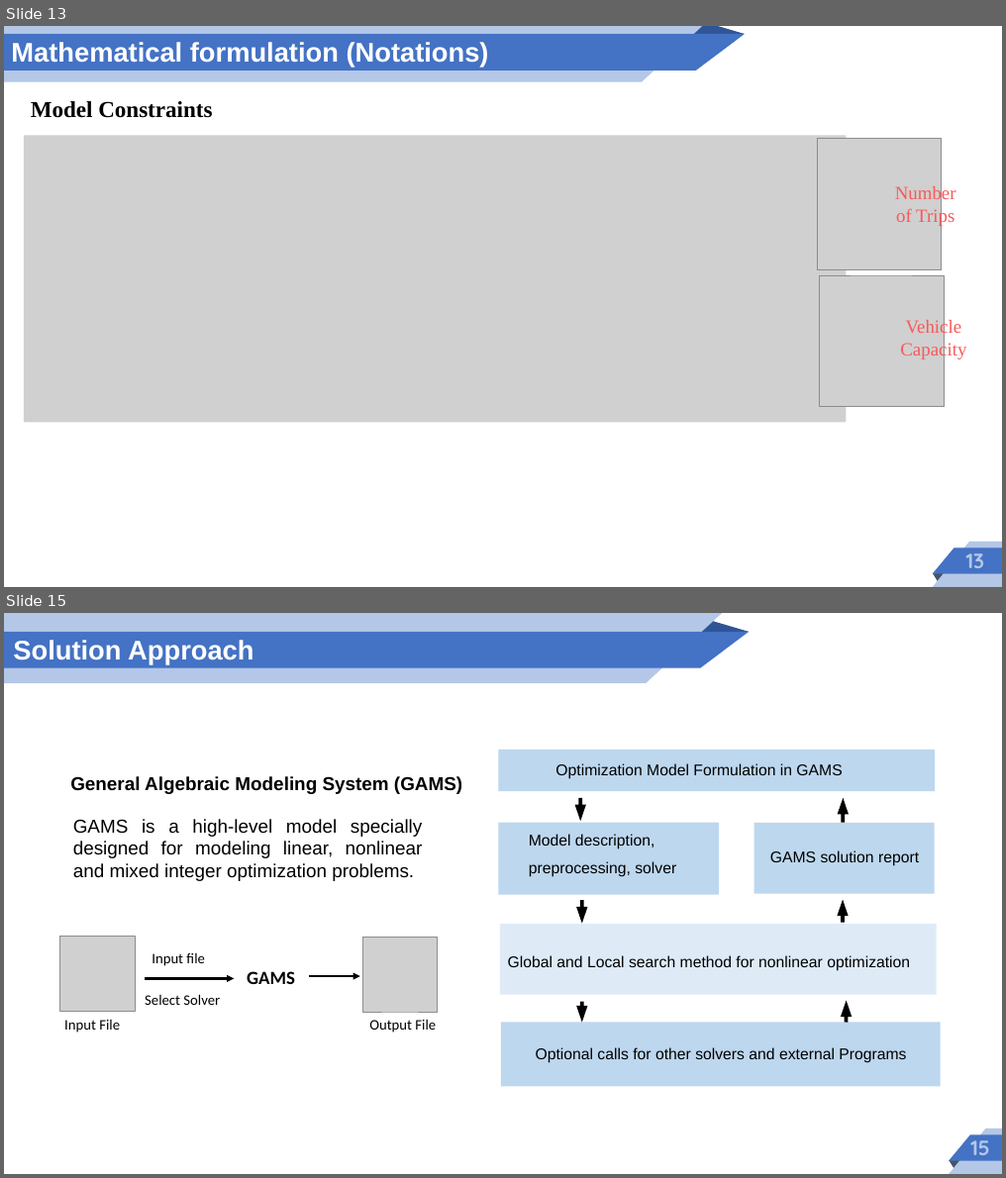
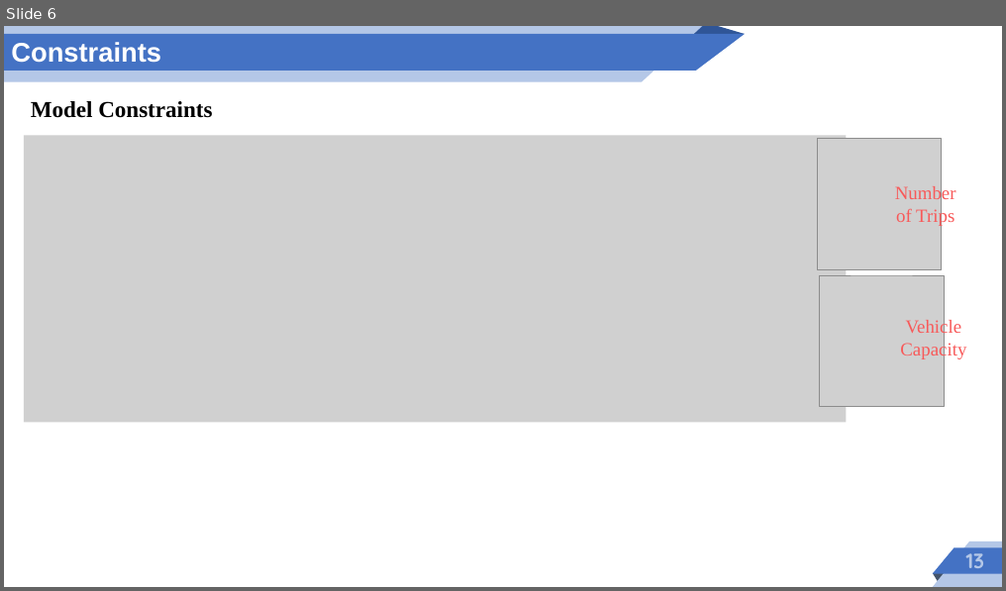
Before and after one commit to tawfiqh58/multiperiod-wood-sc-model, a slide deck: slide.pptx. Shown one above the other, each under a label of ours: slides 13 and 15 before the commit, slide 6 after it; the slides between them are not shown. The pictures are 1006x1178 and 1006x591 pixels, drawn with LibreOffice and Linux fonts; fonts in the diff are those of the drawing; grey boxes stand for pictures. Boxes give left, top, right and bottom in pixels: in the first picture for what was removed or moved away, otherwise in the second. Text is boxed around its words. In the diff, an @@ line names an element or a change of style, - is before the commit and + after.

```diff
--- a/slide.pptx
+++ b/slide.pptx
@@ slide 15 removed at (4, 613, 1002, 1174), background #FFFFFF @@
@@ text removed at (13, 640, 253, 664) @@
-Solution Approach
@@ text removed at (70, 776, 462, 794) @@
-General Algebraic Modeling System (GAMS)
@@ text removed at (73, 819, 423, 881) @@
-GAMS is a high-level model specially designed for modeling linear, nonlinear and mixed integer optimization problems.
@@ group removed at (60, 937, 438, 1033): 5 texts, 2 pictures, 2 arrows @@
-GAMS
-Input file
-Select Solver
-Input File
-Output File
@@ group removed at (498, 750, 941, 1087): 11 freeform shapes, 5 texts @@
-Optional calls for other solvers and external Programs
-Optimization Model Formulation in GAMS
-Model description,
-preprocessing, solver
-GAMS solution report
-Global and Local search method for nonlinear optimization
@@ group removed at (4, 613, 1002, 1174): 2 triangles, 2 freeform shapes, 2 parallelograms, 1 text @@
-15
@@ what was slide 13 is now slide 6 @@
@@ slide 6 changed as well @@
@@ text removed at (11, 42, 489, 67) @@
-Mathematical formulation (Notations)
@@ text added at (11, 42, 161, 63), 26 pt, text #FFFFFF, bold @@
+Constraints
```
Also in this commit, not shown: 3 other slides changed, 3 slides added, 20 other slides removed, 17 other files.
